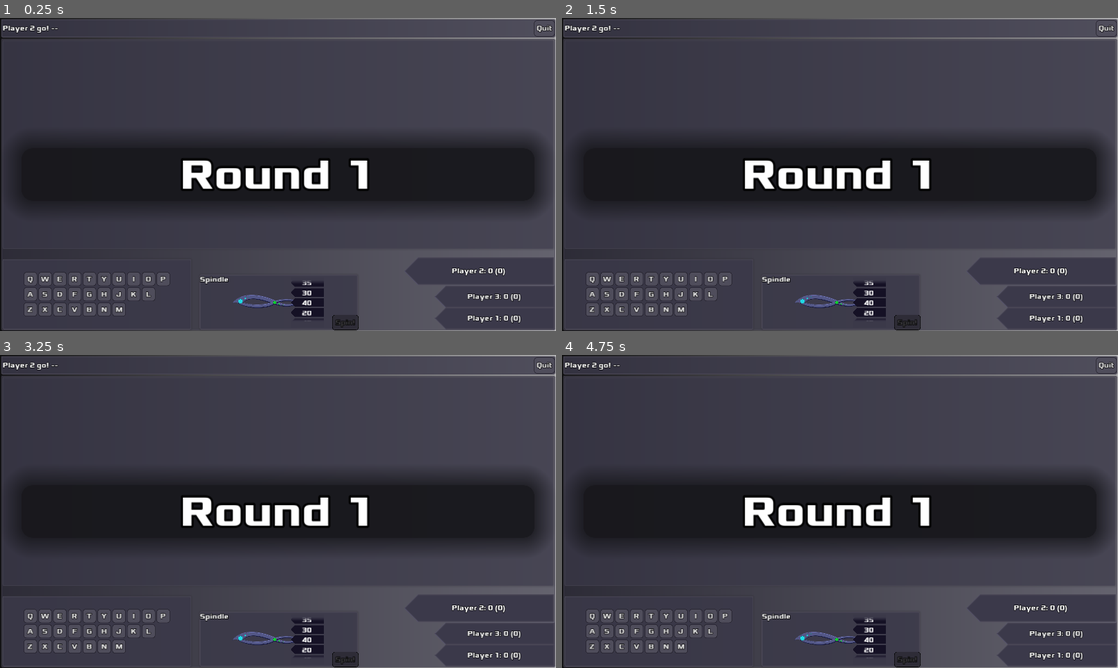
Above: before the commit, frames 1-4 (two rows, left to right).
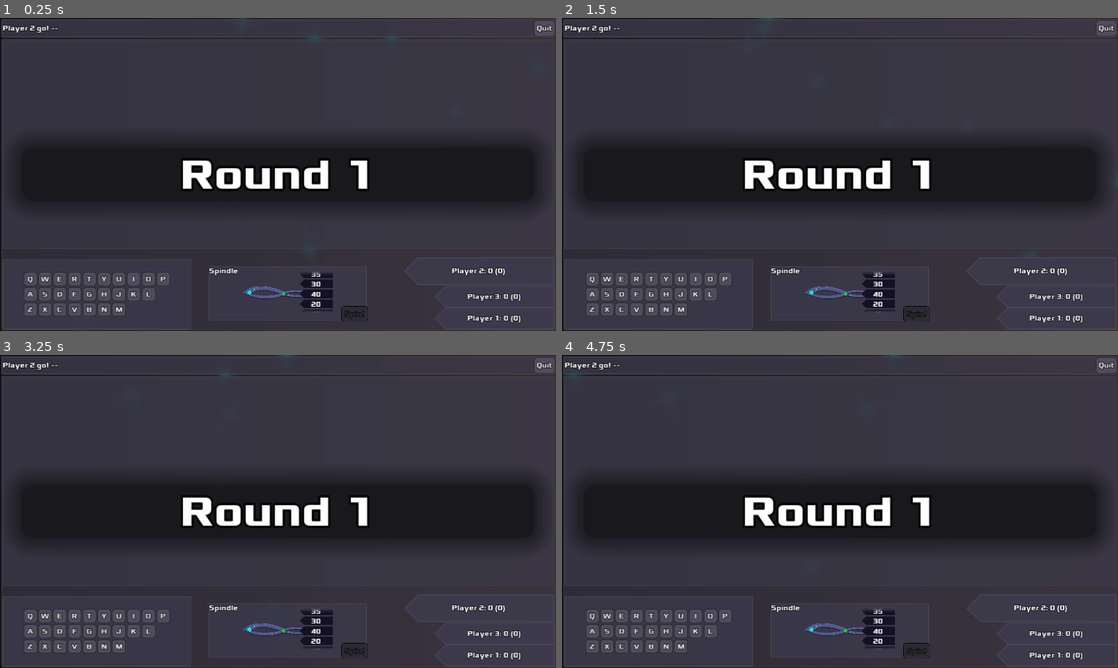
Above: after the commit, the same moments.

Repository: zacryol/spindle-of-serendipity
Game: Godot game, scene res://game/GamePanel.tscn
Same seed, same stepped clock (60 frames per second), same inputs: the game is played once before the commit and once after it. This scene is started directly instead of the project's main scene.
Inputs:
- Up to frame 1 (0.25 s): no input
- Up to frame 2 (1.5 s): click "Q" at 0.5 s; click "W" at 1.25 s
- Up to frame 3 (3.25 s): click "E" at 2 s; click "R" at 2.75 s
- Up to frame 4 (4.75 s): click "T" at 3.5 s; click "Y" at 4.25 s

The runs differ from the first frame. In frame 1, 7.2% of the frame differs, in the area x 17-100%, y 0-100%; in frame 2, 7.3%; in frame 3, 7.3%; in frame 4, 7.3%, in the area x 0-100%, y 0-100%.
Error in both runs: Division By Zero in operator '%'. (res://system/singletons/EntryManager.gd:103)

Commit message:
changed gradient and particle colors, moved spindle a bit

Diff:
--- a/godot/game/GamePanel.tscn
+++ b/godot/game/GamePanel.tscn
@@ -65,6 +65,7 @@
 shadow_size = 1
 
 [sub_resource type="Gradient" id=6]
+colors = PoolColorArray( 0, 0, 0, 1, 0.25098, 0.14902, 0.14902, 1 )
 
 [sub_resource type="GradientTexture" id=7]
 gradient = SubResource( 6 )
@@ -80,7 +81,7 @@
 orbit_velocity = 0.0
 orbit_velocity_random = 0.0
 scale = 0.5
-color = Color( 1, 0, 0, 1 )
+color = Color( 0, 1, 0.737255, 0.427451 )
 
 [node name="GamePanel" type="Control"]
 anchor_right = 1.0
@@ -169,9 +170,10 @@
 anchor_left = 0.5
 anchor_top = 1.0
 anchor_right = 0.5
-margin_left = -181.5
-margin_top = -125.0
-margin_right = 181.5
+margin_left = -160.0
+margin_top = -145.0
+margin_right = 203.0
+margin_bottom = -20.0
 rect_min_size = Vector2( 0, 125 )
 
 [node name="EntryDisplay" parent="GP/VB/Game/Arrange" instance=ExtResource( 3 )]
@@ -280,7 +282,6 @@
 
 [node name="Particles2D" type="Particles2D" parent="CanvasLayer"]
 position = Vector2( 640, 0 )
-emitting = false
 lifetime = 4.0
 preprocess = 4.0
 process_material = SubResource( 8 )
